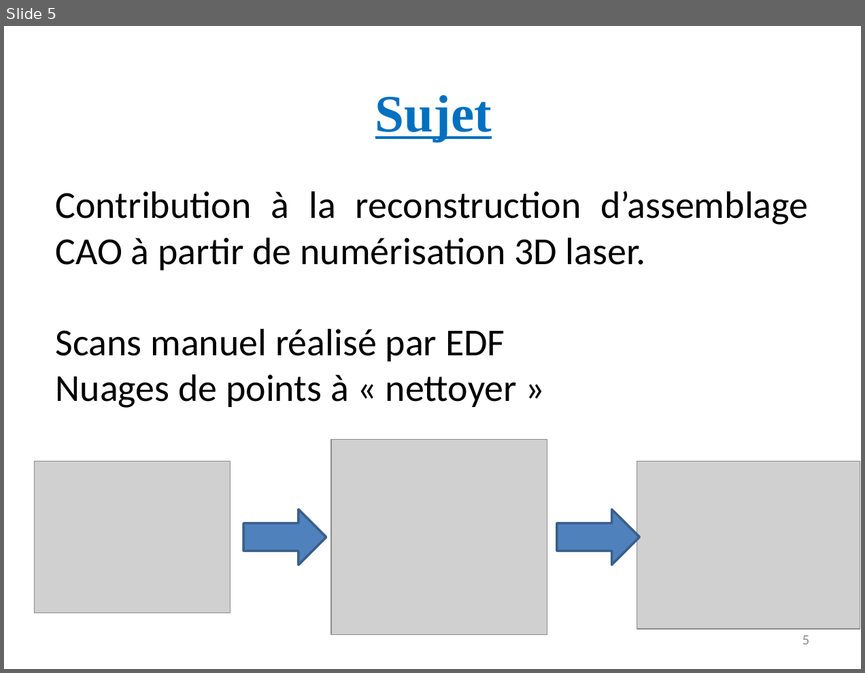
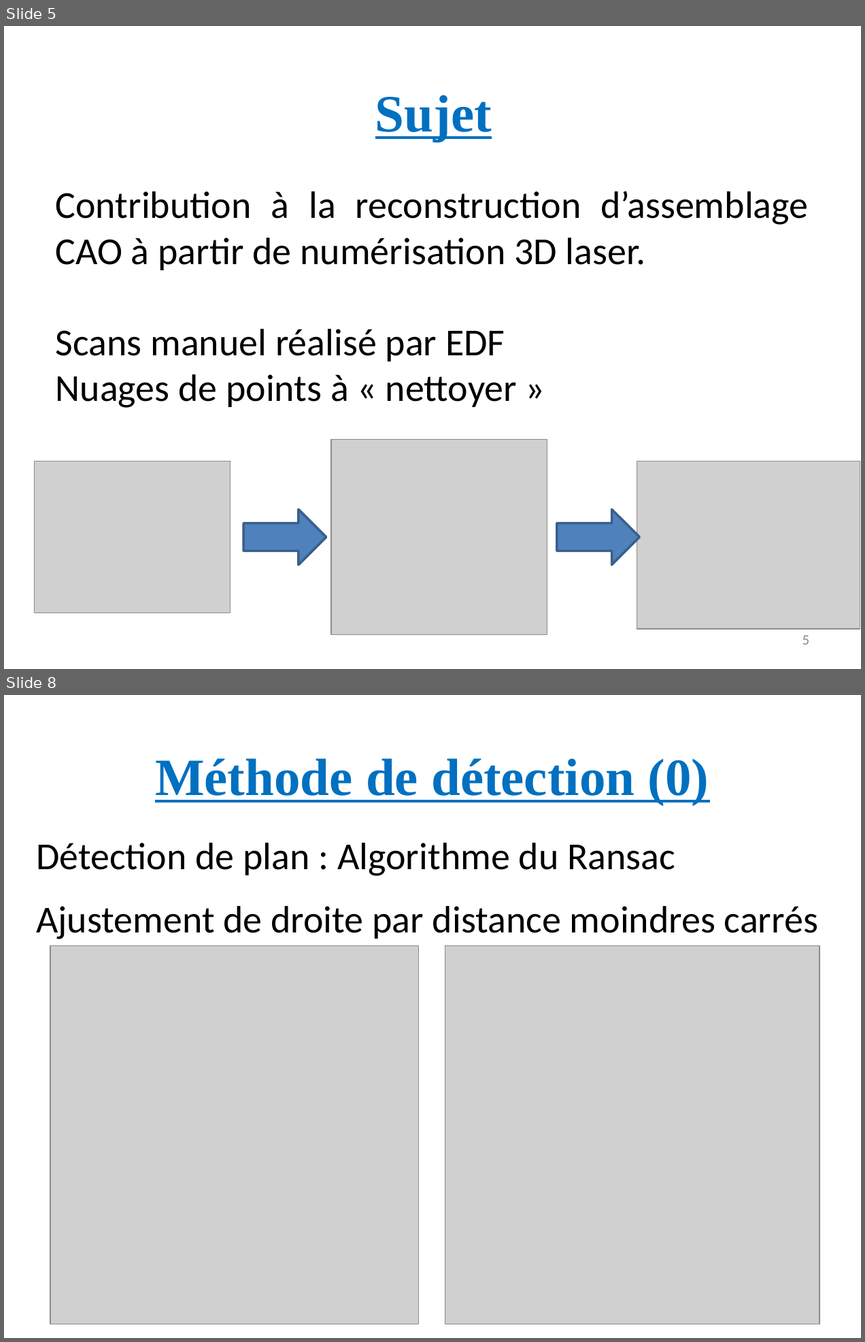
Before and after one commit to Mric26/M2-S1, a slide deck: Projet/Presentation.pptx. Shown one above the other, each under a label of ours: slide 5 before the commit, slides 5 and 8 after it; the slides between them are not shown. The pictures are 865x673 and 865x1342 pixels, drawn with LibreOffice and Linux fonts; fonts in the diff are those of the drawing; grey boxes stand for pictures. Boxes give left, top, right and bottom in pixels: in the first picture for what was removed or moved away, otherwise in the second. Text is boxed around its words. In the diff, an @@ line names an element or a change of style, - is before the commit and + after.

```diff
--- a/Projet/Presentation.pptx
+++ b/Projet/Presentation.pptx
@@ slide 8 added at bbox=[4, 695, 861, 1338], background #FFFFFF @@
@@ title added at bbox=[155, 758, 709, 805], 44 pt, text #0070C0, bold, underline @@
+Méthode de détection (0)
@@ text added at bbox=[36, 843, 818, 939], 32 pt, text #000000 @@
+Détection de plan : Algorithme du Ransac
+Ajustement de droite par distance moindres carrés
@@ picture added at bbox=[50, 946, 419, 1324] @@
@@ picture added at bbox=[445, 946, 820, 1324] @@
```
Also in this commit, not shown: 8 slides changed, 1 other slide added, 10 other files.
